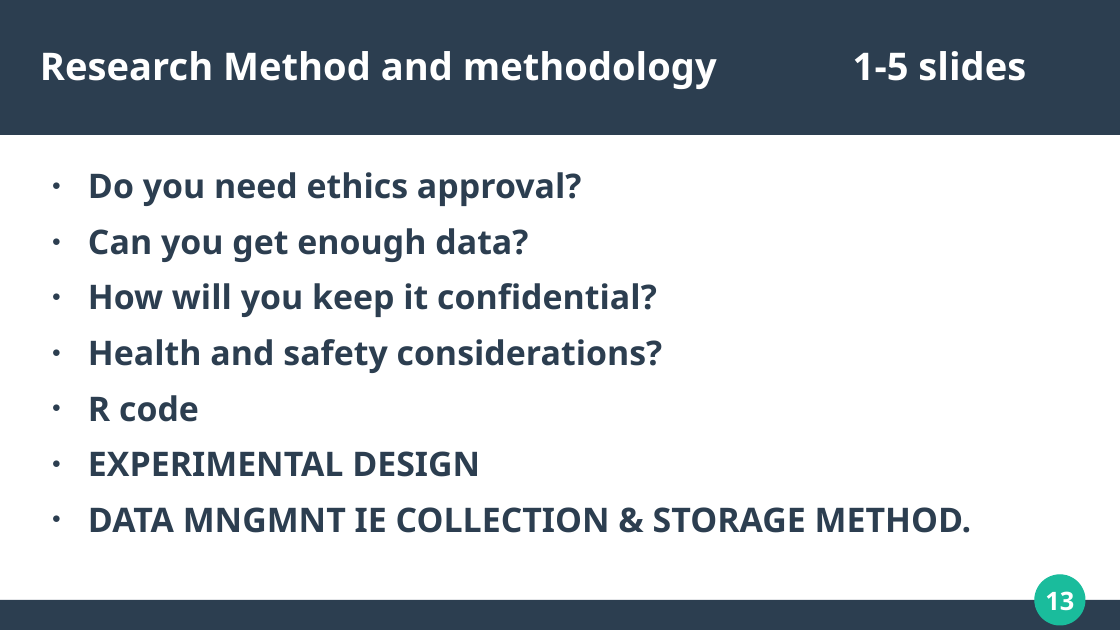
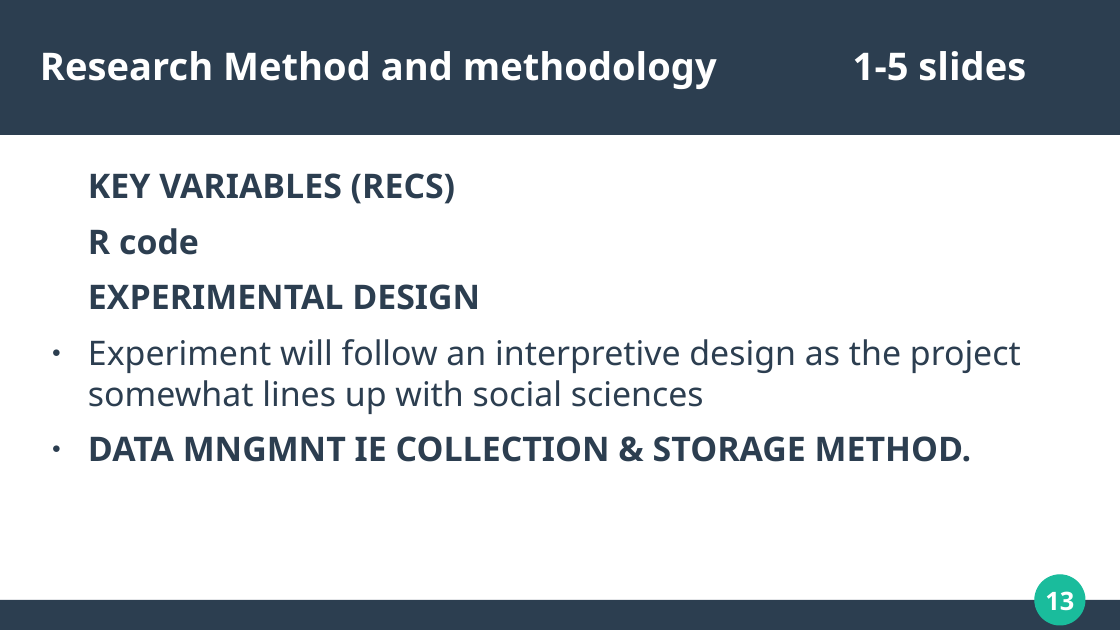
Before and after one commit to dannydaley/myUniSocial, a slide deck: slide 13 of Documentation/COMP320 PRESENTATION.odp. Drawn at 1120x630 pixels with LibreOffice and Linux fonts; fonts in the diff are those of the drawing. Boxes give left, top, right and bottom in pixels: in the first picture for what was removed or moved away, otherwise in the second. Text is boxed around its words. In the diff, an @@ line names an element or a change of style, - is before the commit and + after.

```diff
--- a/Documentation/COMP320 PRESENTATION.odp
+++ b/Documentation/COMP320 PRESENTATION.odp
@@ text at (x1=88, y1=173, x2=456, y2=204): text changed @@
-● Do you need ethics approval?
-● Can you get enough data?
-● How will you keep it confidential?
-● Health and safety considerations?
+KEY VARIABLES (RECS)
@@ text at (x1=88, y1=228, x2=480, y2=310): bullet ● to none @@
@@ text at (x1=88, y1=339, x2=1021, y2=414): paragraph added @@
+● Experiment will follow an interpretive design as the project somewhat lines up with social sciences
```
Also in this commit, not shown: 9 other slides changed, 2 slides added, 2 slides removed, 1 other file.
